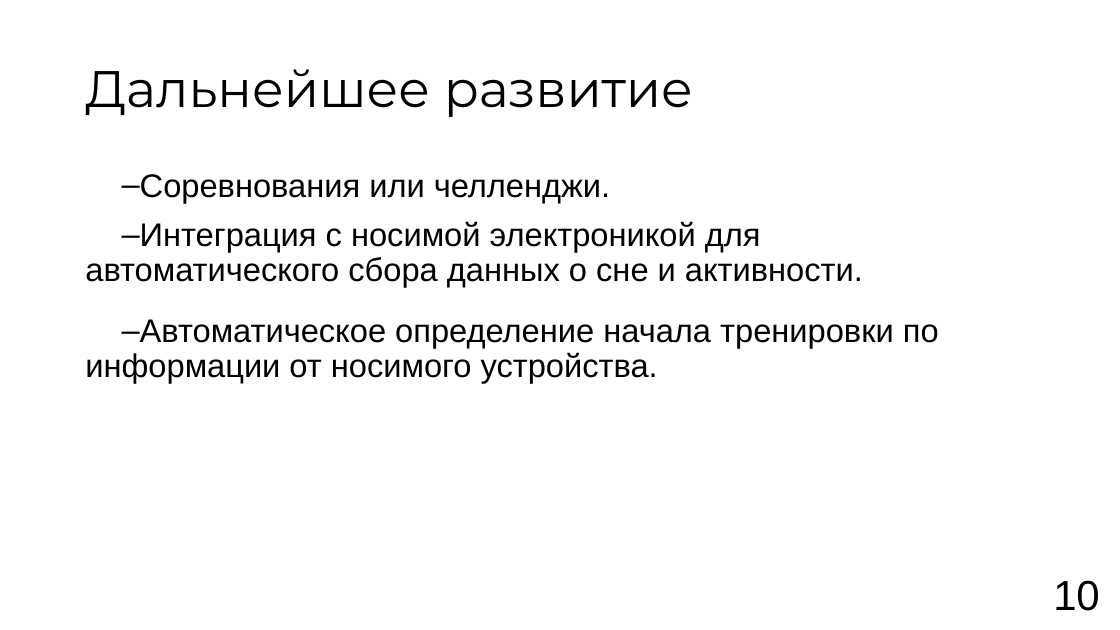
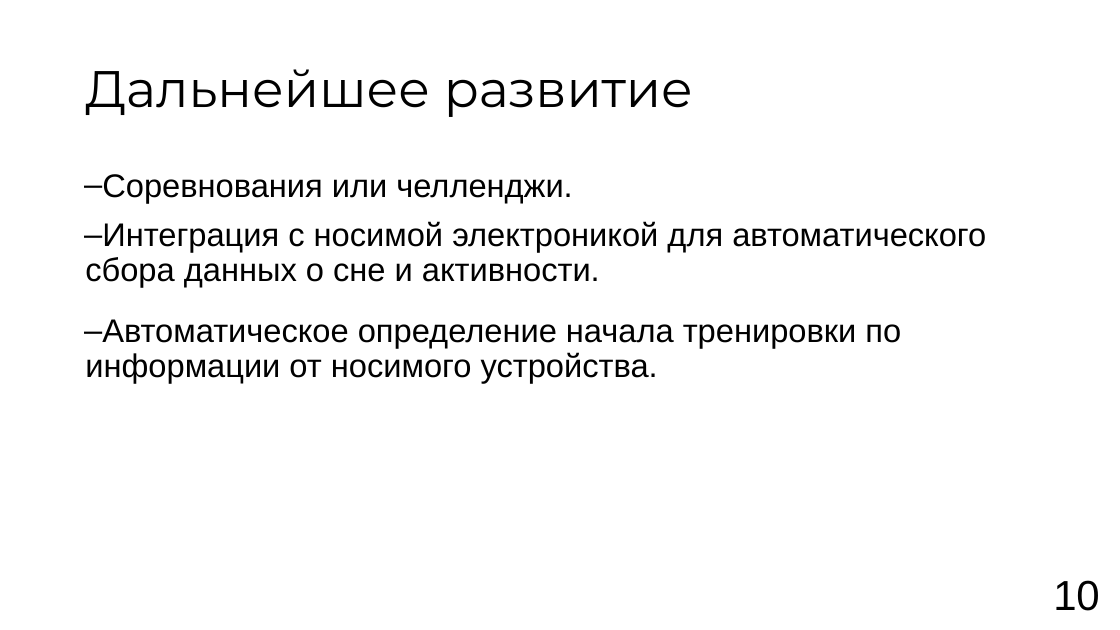
Before and after one commit to vafeenHub/VSU-scientific-activities_6-7-8-semester, a slide deck: slide 10 of src/works/diploma/presentation.odp. Drawn at 1120x630 pixels with LibreOffice and Linux fonts; fonts in the diff are those of the drawing. Boxes give left, top, right and bottom in pixels: in the first picture for what was removed or moved away, otherwise in the second. Text is boxed around its words. In the diff, an @@ line names an element or a change of style, - is before the commit and + after.

```diff
--- a/src/works/diploma/presentation.odp
+++ b/src/works/diploma/presentation.odp
@@ text "Соревнования или челленджи." at [84,174,986,383]: indent changed @@
```
Also in this commit, not shown: 5 other slides changed, 2 other files.
